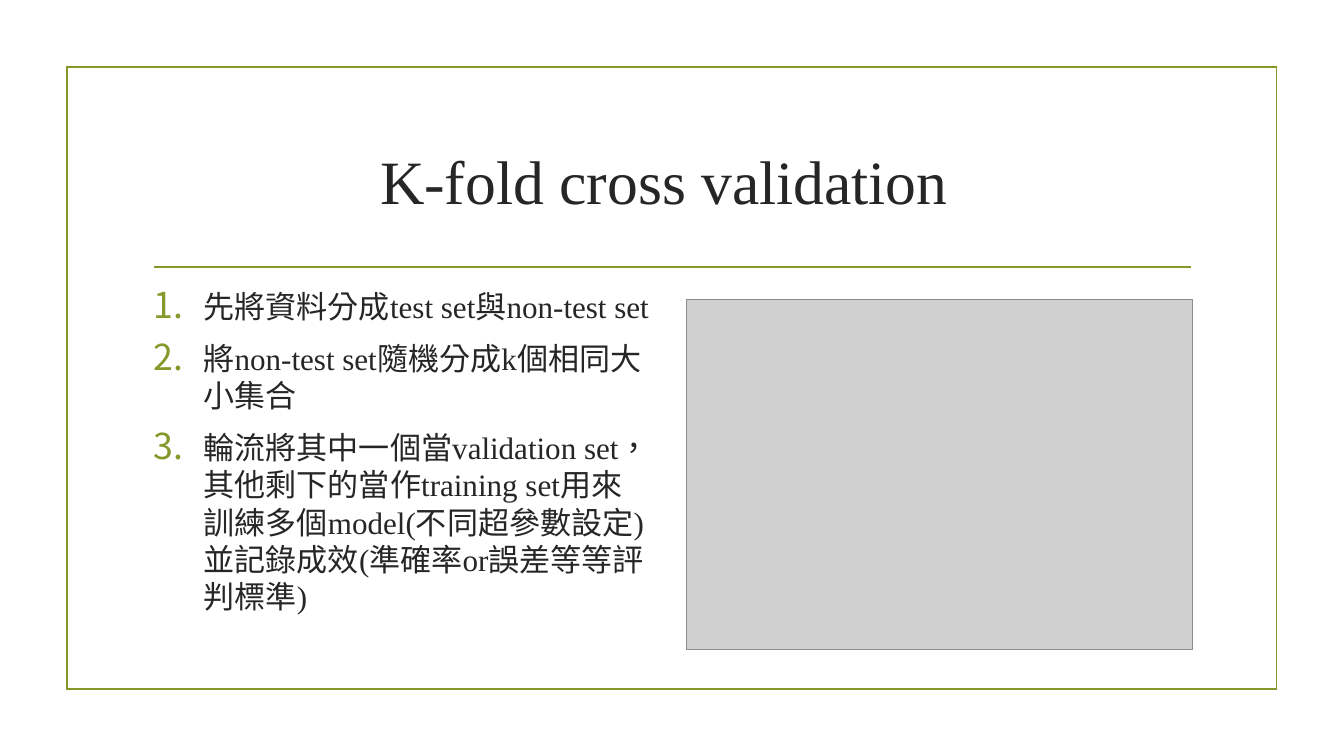
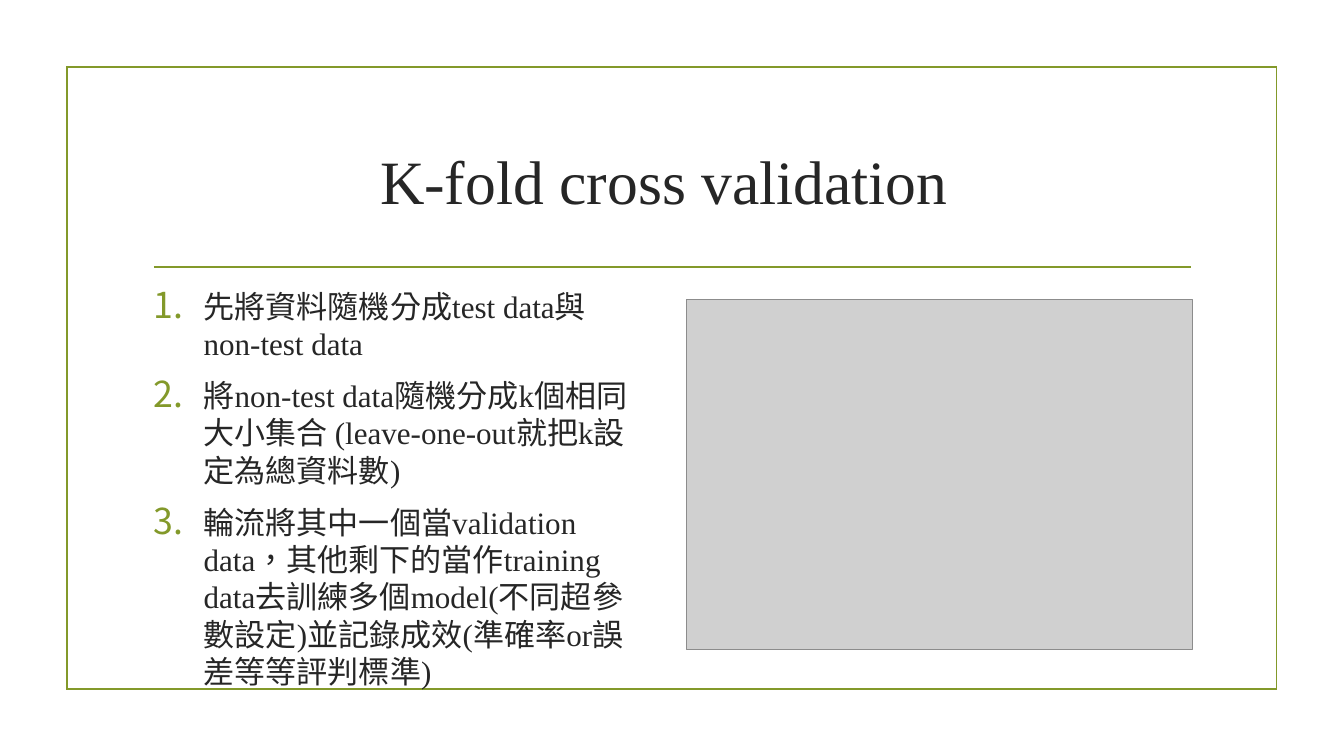
Before and after one commit to gama79530/ML_workshop, a slide deck: slide 13 of ML_workshop.pptx. Drawn at 1344x756 pixels with LibreOffice and Linux fonts; fonts in the diff are those of the drawing; grey boxes stand for pictures; background and template pictures are left out. Boxes give left, top, right and bottom in pixels: in the first picture for what was removed or moved away, otherwise in the second. Text is boxed around its words. In the diff, an @@ line names an element or a change of style, - is before the commit and + after.

```diff
--- a/ML_workshop.pptx
+++ b/ML_workshop.pptx
@@ text at box(204, 292, 625, 653): text changed @@
-1. 先將資料分成test set與non-test set
-2. 將non-test set隨機分成k個相同大小集合
-3. 輪流將其中一個當validation set，其他剩下的當作training set用來訓練多個model(不同超參數設定)並記錄成效(準確率or誤差等等評判標準)
+1. 先將資料隨機分成test data與 non-test data
+2. 將non-test data隨機分成k個相同大小集合 (leave-one-out就把k設定為總資料數)
+3. 輪流將其中一個當validation data，其他剩下的當作training data去訓練多個model(不同超參數設定)並記錄成效(準確率or誤差等等評判標準)
```
Also in this commit, not shown: 2 other slides changed, 2 slides added, 1 other file.
